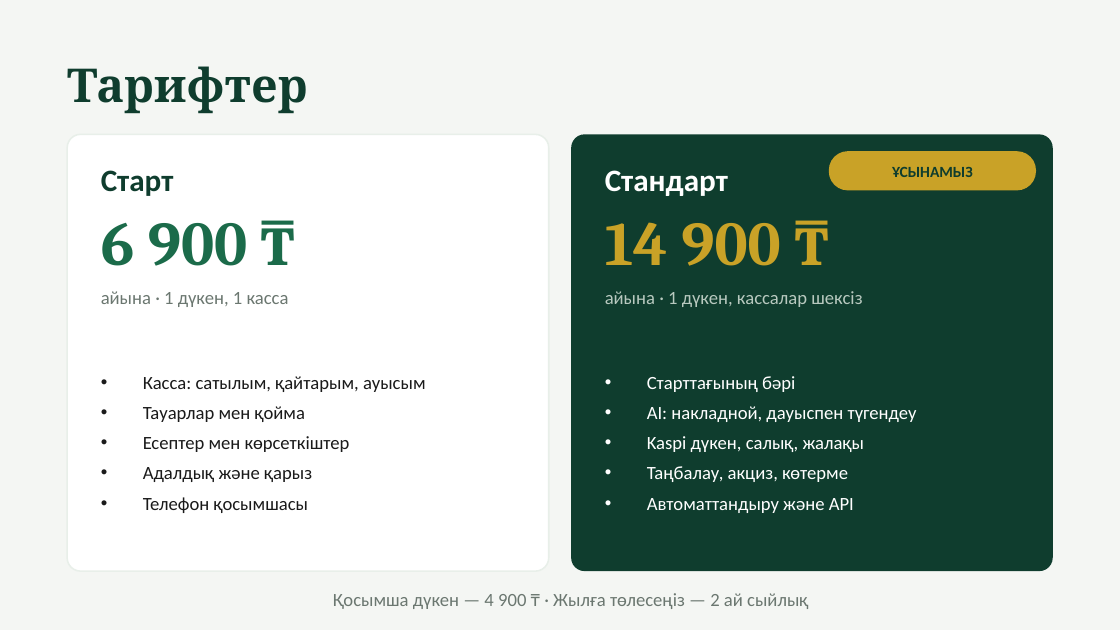
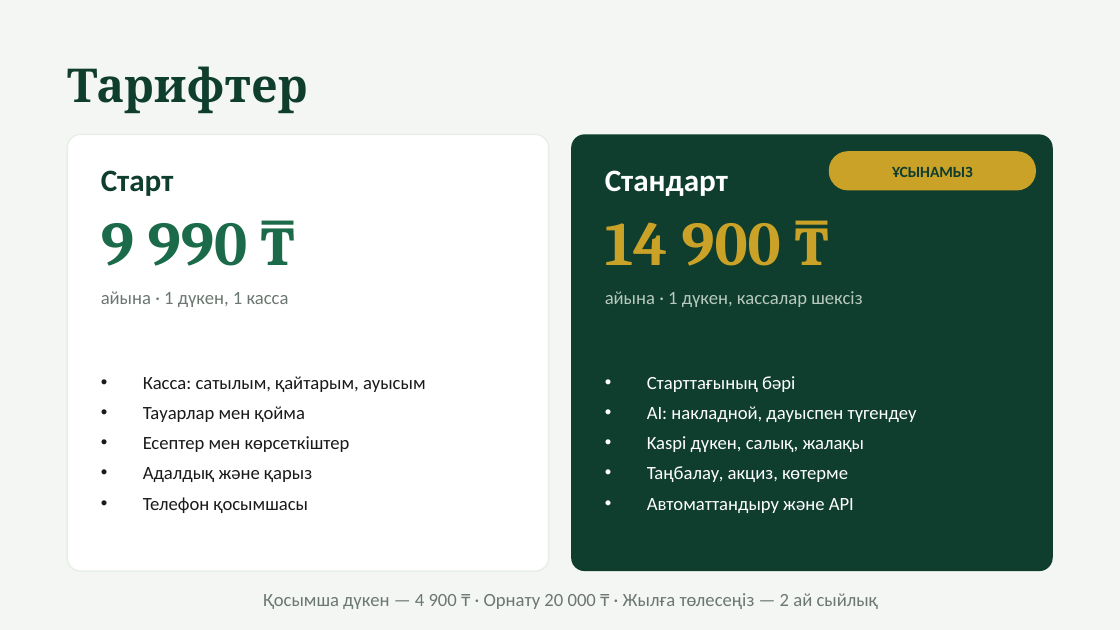
Before and after one commit to magzhansaken/tabys, a slide deck: slide 10 of docs/sales/Табыс-презентация.pptx (slide 9 before the commit). Drawn at 1120x630 pixels with LibreOffice and Linux fonts; fonts in the diff are those of the drawing. Boxes give left, top, right and bottom in pixels: in the first picture for what was removed or moved away, otherwise in the second. Text is boxed around its words. In the diff, an @@ line names an element or a change of style, - is before the commit and + after.

Commit message:
Новые цены и крючок со снимком настоящей кассы
ВАШИ ТРИ ПРАВКИ ВНЕСЕНЫ: Старт 9 990, орнату 20 000, сынақ 2 күн.

НО ОДНУ ВЕЩЬ СКАЖУ ПРЯМО. Старт 9 990 ДОРОЖЕ UMAG (8 800) на 1 190 ₸.
Диаграмма «цена в месяц» показала бы, что мы проигрываем на входе —
такую в презентацию ставить нельзя.

ПЕРЕДЕЛАЛ СРАВНЕНИЕ НА ПЕРВЫЙ ГОД СО СТАНДАРТОМ:
  Табыс  14 900×12 + 20 000 = 198 800 ₸
  UMAG   19 900×12 + 30 000 = 268 800 ₸
  Wipon  22 500×12 + 30 000 ≈ 300 000 ₸

Дешевле UMAG на 70 000 ₸ — и это правда, а не подтасовка. Наш столбец
зелёный и самый низкий, читается с первого взгляда.

КРЮЧОК — ВТОРОЙ СЛАЙД, СО СНИМКОМ НАСТОЯЩЕЙ КАССЫ.

Это НЕ рисунок: экран снят с работающей кассы. Весы дали 4,5 кг
картопа, итог 2 210 ₸, товары по-казахски.

Владелец магазина не читает списки функций — он смотрит на экран и
решает, справится его кассирша или нет. Рядом четыре подписи: один
экран, крупный шрифт, вес сам, сумма на кнопке ОПЛАТА.

В ЦЕНЫ-РЫНКА.md дописано, что говорить, если спросят про Старт:
«чуть дороже, зато мобильное и работа без интернета входят; а Стандарт
за год экономит 70 тысяч».

Двенадцать слайдов, все отрисованы и просмотрены.

```diff
--- a/docs/sales/Табыс-презентация.pptx
+++ b/docs/sales/Табыс-презентация.pptx
@@ text at box(101, 223, 248, 266): text changed @@
-6 900 ₸
+9 990 ₸
@@ text at box(263, 593, 879, 609): text changed @@
-Қосымша дүкен — 4 900 ₸ · Жылға төлесеңіз — 2 ай сыйлық
+Қосымша дүкен — 4 900 ₸ · Орнату 20 000 ₸ · Жылға төлесеңіз — 2 ай сыйлық
```
Also in this commit, not shown: 3 other slides changed, 1 slide added, 3 other files.
